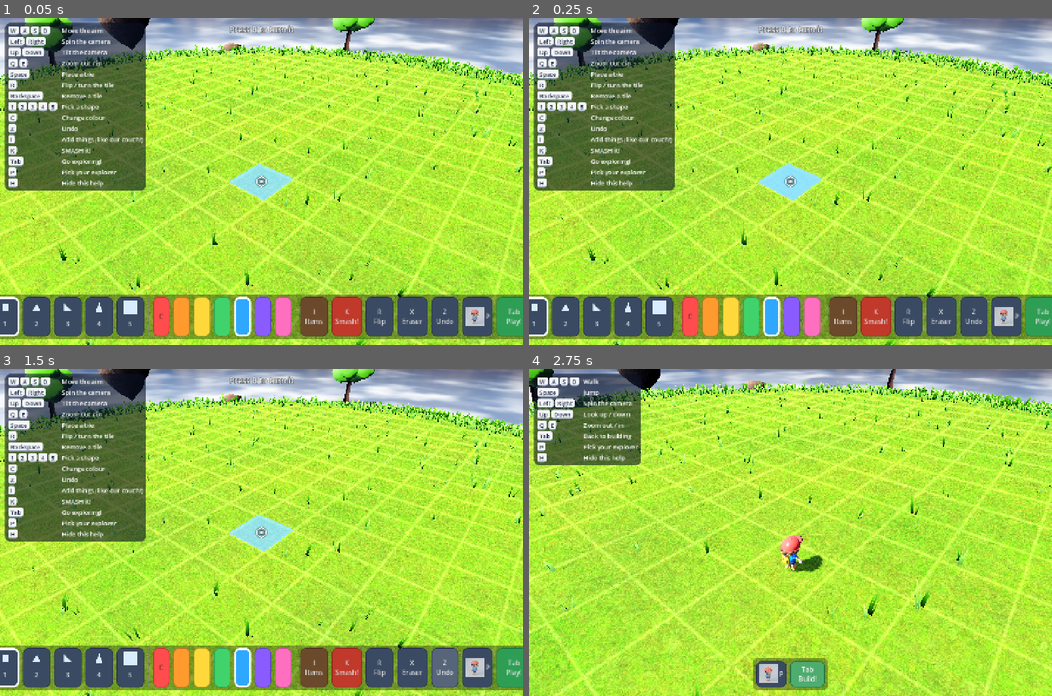
Above: before the commit, frames 1-4 (two rows, left to right).
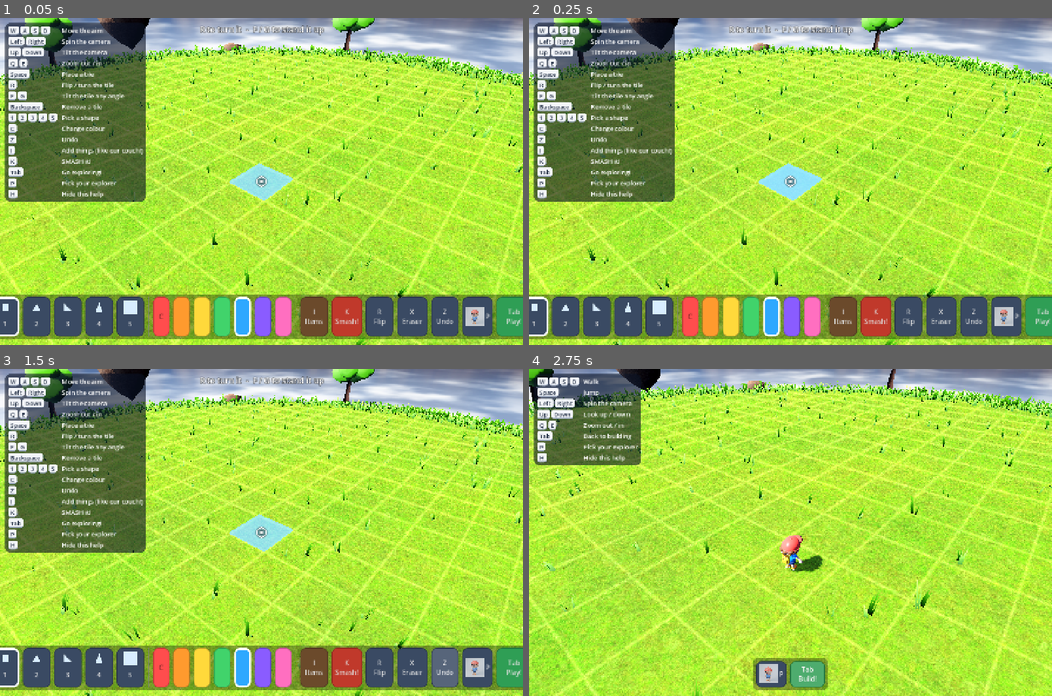
Above: after the commit, the same moments.

Repository: geoffchan23/magnet-world
Game: Godot game, scene res://main.tscn
Two runs of this game, one before a commit and one after it. Both use one fixed random seed, a clock stepped at 60 frames per second and the inputs below.
Inputs:
- Up to frame 1 (0.05 s): no input
- Up to frame 2 (0.25 s): no input
- Up to frame 3 (1.5 s): click "R Flip" at 0.5 s; click "Z Undo" at 1.25 s
- Up to frame 4 (2.75 s): click "Tab Play!" at 2 s

The runs differ from the first frame. In frame 1, 2.9% of the frame differs, in the area x 0-62%, y 2-57%; in frame 2, 2.9%; in frame 3, 2.9%; in frame 4, nothing differs.

Commit message:
Tilt tiles to any angle (F/G), stand ground tiles up
- F/G (or shift+scroll) swings the preview tile around its hinge edge to any angle; it settles on
  45-degree steps and magnetically sticks when its corners meet other corners
- Ground tiles tilt up around their grid-line edge (straight up at 90)
- Preview turns red if the tilted tile would overlap another; Space refuses with a hint
- Scripted --keys test runs never write the real save (no_save)
- Demo scene includes a replica of the open-book build from Geoff's photo

Co-Authored-By: Claude Opus 5.5 <noreply@anthropic.com>
Claude-Session: https://claude.ai/code/session_01BBKrMxgWsQibuAwH3xZdFb

Diff:
--- a/main.gd
+++ b/main.gd
@@ -49,6 +49,15 @@
 var hover_tile = null
 var candidates: Array = []
 var cand_index := 0
+var tilt := 0.0  # extra hinge angle (degrees) added with F / G - any angle you like
+var hinge_pivot := Vector3.ZERO  # the edge the ghost tile swings around
+var hinge_axis := Vector3.RIGHT
+var near_verts := PackedVector3Array()  # corners nearby, for magnetic sticking while tilting
+var ghost_xf := Transform3D()  # what Space will actually place
+var ghost_ok := true
+var ghost_snapped := false
+var shown_tilt := 0.0
+var bad_mat: StandardMaterial3D
 
 var player: CharacterBody3D
 var sfx: AudioStreamPlayer
@@ -100,6 +109,7 @@
 var flash_until := 0
 
 var demo := false
+var no_save := false
 var key_script: Array = []
 var shot_frame := 40
 var shot_path := ""
@@ -114,6 +124,7 @@
 		elif a.begins_with("--shot="):
 			shot_path = a.substr(7)
 		elif a.begins_with("--keys="):
+			no_save = true  # scripted test runs never touch the real save
 			# e.g. --keys=d:20,space:1  (key name : frames held), for testing keyboard play
 			for step in a.substr(7).split(","):
 				var kv := step.split(":")
@@ -351,6 +362,8 @@
 	ghost_mat.shading_mode = BaseMaterial3D.SHADING_MODE_UNSHADED
 	ghost_mat.transparency = BaseMaterial3D.TRANSPARENCY_ALPHA
 	ghost_mat.cull_mode = BaseMaterial3D.CULL_DISABLED
+	bad_mat = ghost_mat.duplicate()
+	bad_mat.albedo_color = Color(1.0, 0.3, 0.25, 0.5)
 	erase_mat = ghost_mat.duplicate()
 	erase_mat.albedo_color = Color(1, 0.1, 0.1, 0.55)
 	erase_mat.no_depth_test = true
@@ -827,6 +840,11 @@
 			hover_ground = false
 			candidates = edge_candidates(hover_tile, ei, pos, view_side, cur_shape)
 			cand_index = 0
+			tilt = 0.0
+			var bv: PackedVector3Array = hover_tile.verts
+			hinge_pivot = bv[ei]
+			hinge_axis = (bv[(ei + 1) % bv.size()] - bv[ei]).normalized()
+			gather_near_verts(hinge_pivot)
 	else:
 		if erase_mode or pos.y < -0.05 or Vector2(pos.x, pos.z).length() > BUILD_R:
 			return
@@ -836,18 +854,94 @@
 			hover_ground = true
 			candidates = ground_candidates(pos, cur_shape)
 			cand_index = 0
+			tilt = 0.0
+			if not candidates.is_empty():
+				ground_hinge(candidates[0])
+				gather_near_verts(hinge_pivot)
 	if candidates.is_empty():
 		return
+	var base: Transform3D = candidates[cand_index % candidates.size()]
+	ghost_xf = base
+	ghost_ok = true
+	ghost_snapped = false
+	if absf(tilt) > 0.01:
+		# Swing the tile around its hinge to the chosen angle. It settles on
+		# 45-degree steps (e.g. straight up) when close, and corners that come
+		# close to other corners stick (magnets!).
+		var want := tilt
+		if absf(tilt - snappedf(tilt, 45.0)) < 4.0:
+			want = snappedf(tilt, 45.0)
+		var best := want
+		var best_err := corner_err(tilted(base, want))
+		for i in range(-10, 11):
+			var a := tilt + i * 0.5
+			var e := corner_err(tilted(base, a))
+			if e < best_err:
+				best_err = e
+				best = a
+		if best_err < 0.04:
+			ghost_snapped = true
+		else:
+			best = want
+		shown_tilt = best
+		ghost_xf = tilted(base, best)
+		ghost_ok = not overlaps(ghost_xf, cur_shape)
 	ghost.mesh = panel_mesh(cur_shape)
-	ghost.material_override = ghost_mat
-	ghost.transform = candidates[cand_index % candidates.size()]
+	ghost.material_override = ghost_mat if ghost_ok else bad_mat
+	ghost.transform = ghost_xf
 	ghost.visible = true
+
+
+func tilted(xf: Transform3D, deg: float) -> Transform3D:
+	var r := Basis(hinge_axis, deg_to_rad(deg))
+	return Transform3D(r, hinge_pivot - r * hinge_pivot) * xf
+
+
+func ground_hinge(xf: Transform3D) -> void:
+	# A tile on the ground tilts up around its back edge (the one on the grid line).
+	var v := shape_verts(cur_shape)
+	var n := v.size()
+	var bi := 0
+	for i in n:
+		if v[i].z + v[(i + 1) % n].z > v[bi].z + v[(bi + 1) % n].z:
+			bi = i
+	var a: Vector3 = xf * v[bi]
+	var b: Vector3 = xf * v[(bi + 1) % n]
+	hinge_pivot = a
+	hinge_axis = (b - a).normalized()
+	# Positive tilt should lift the tile off the ground, not push it into it.
+	if (tilted(xf, 10.0).origin.y) < xf.origin.y:
+		hinge_axis = -hinge_axis
+
+
+func gather_near_verts(around: Vector3) -> void:
+	near_verts = PackedVector3Array()
+	for o in tiles:
+		for p in o.verts:
+			if p.distance_to(around) < 3.0:
+				near_verts.append(p)
+
+
+func corner_err(xf: Transform3D) -> float:
+	# How close the tile's free corners (not on the hinge) come to existing corners.
+	var best := INF
+	for p in shape_verts(cur_shape):
+		var wp := xf * p
+		var off := wp - hinge_pivot
+		if (off - hinge_axis * off.dot(hinge_axis)).length() < 0.05:
+			continue  # on the hinge itself
+		for q in near_verts:
+			best = minf(best, wp.distance_squared_to(q))
+	return sqrt(best)
 
 
 func place_ghost() -> void:
 	if not ghost.visible or candidates.is_empty():
 		return
-	var xf: Transform3D = candidates[cand_index % candidates.size()]
+	if not ghost_ok:
+		flash("That would bump into another tile - tilt it some more")
+		return
+	var xf := ghost_xf
 	var t := spawn_tile(cur_shape, cur_color, xf)
 	undo_stack.append({"op": "add", "id": t.id})
 	play_sfx(click_snd)
@@ -880,6 +974,7 @@
 		hover_key = ""
 	elif candidates.size() > 1:
 		cand_index += 1
+		tilt = 0.0
 	elif ghost.visible:
 		flash("This piece only fits one way here")
 
@@ -1197,6 +1292,9 @@
 				orbiting = false
 				if not right_moved and not play_mode:
 					remove_hovered()
+		elif mb.button_index in [MOUSE_BUTTON_WHEEL_UP, MOUSE_BUTTON_WHEEL_DOWN] and mb.pressed and mb.shift_pressed:
+			tilt += 5.0 if mb.button_index == MOUSE_BUTTON_WHEEL_UP else -5.0
+			tilt = clampf(tilt, 0.0, 180.0) if hover_ground else wrapf(tilt, -180.0, 180.0)
 		elif mb.button_index == MOUSE_BUTTON_WHEEL_UP and mb.pressed:
 			cam_dist = clampf(cam_dist * 0.9, 1.5, 40.0)
 		elif mb.button_index == MOUSE_BUTTON_WHEEL_DOWN and mb.pressed:
@@ -1225,7 +1323,7 @@
 			if menu.visible:
 				menu_key(menu, key)
 				return
-		if key in [KEY_W, KEY_A, KEY_S, KEY_D, KEY_UP, KEY_DOWN, KEY_LEFT, KEY_RIGHT, KEY_Q, KEY_E, KEY_SPACE]:
+		if key in [KEY_W, KEY_A, KEY_S, KEY_D, KEY_UP, KEY_DOWN, KEY_LEFT, KEY_RIGHT, KEY_Q, KEY_E, KEY_SPACE, KEY_F, KEY_G]:
 			if not kb_aim:
 				aim_pos = get_viewport().get_mouse_position()  # pick up where the mouse was
 			kb_aim = true
@@ -1300,6 +1398,18 @@
 			cam_target.z = flat.y
 	elif play_mode:
 		cam_target = cam_target.lerp(player.global_position + Vector3(0, 0.35, 0), 1.0 - exp(-10.0 * delta))
+	if keys_live and not play_mode and place_item == "":
+		var swing := 0.0
+		if Input.is_key_pressed(KEY_F):
+			swing += 1.0
+		if Input.is_key_pressed(KEY_G):
+			swing -= 1.0
+		if swing != 0.0:
+			tilt += swing * 45.0 * delta
+			if hover_ground:
+				tilt = clampf(tilt, 0.0, 180.0)
+			else:
+				tilt = wrapf(tilt, -180.0, 180.0)
 	if keys_live:
 		if Input.is_key_pressed(KEY_UP):
 			cam_pitch = clampf(cam_pitch + 1.2 * delta, 0.05, 1.45)
@@ -1330,10 +1440,14 @@
 		status_label.text = flash_text
 	elif place_item != "":
 		status_label.text = "Move to pick a spot  -  R to turn  -  Space to put it down  -  Esc to cancel"
+	elif ghost.visible and absf(tilt) > 0.01:
+		status_label.text = ("Click! Corners stuck together" if ghost_snapped else "Tilted %+d°  -  F / G to keep tilting" % roundi(shown_tilt)) if ghost_ok else "Too close to another tile - tilt some more"
 	elif ghost.visible and not hover_ground and candidates.size() > 1:
-		status_label.text = "Way %d of %d  -  press R to flip" % [cand_index % candidates.size() + 1, candidates.size()]
+		status_label.text = "Way %d of %d  -  R to flip  -  F / G to tilt any angle" % [cand_index % candidates.size() + 1, candidates.size()]
 	elif ghost.visible and hover_ground:
-		status_label.text = "Press R to turn it"
+		status_label.text = "R to turn it  -  F / G to stand it up"
+	elif ghost.visible:
+		status_label.text = "F / G to tilt any angle"
 	else:
 		status_label.text = ""
 	crosshair.visible = kb_aim and not play_mode and not menu_open() and not busy
@@ -1566,7 +1680,7 @@
 		rows = [
 			[["W", "A", "S", "D"], "Move the aim"], [["Left", "Right"], "Spin the camera"],
 			[["Up", "Down"], "Tilt the camera"], [["Q", "E"], "Zoom out / in"],
-			[["Space"], "Place a tile"], [["R"], "Flip / turn the tile"],
+			[["Space"], "Place a tile"], [["R"], "Flip / turn the tile"], [["F", "G"], "Tilt the tile any angle"],
 			[["Backspace"], "Remove a tile"], [["1", "2", "3", "4", "5"], "Pick a shape"],
 			[["C"], "Change colour"], [["Z"], "Undo"],
 			[["I"], "Add things (like our couch!)"], [["K"], "SMASH it!"],
@@ -1726,7 +1840,7 @@
 
 
 func save_settings(d: Dictionary) -> void:
-	if demo:
+	if demo or no_save:
 		return
 	var f := FileAccess.open(SETTINGS_PATH, FileAccess.WRITE)
 	if f:
@@ -1783,7 +1897,7 @@
 # ---------------------------------------------------------------- save / load
 
 func save_world() -> void:
-	if demo:
+	if demo or no_save:
 		return
 	var arr: Array = []
 	for t in tiles:
@@ -1839,6 +1953,45 @@
 	var n: Vector3 = base.xform.basis.y
 	var cands := edge_candidates(base, ei, mid, n if n.y >= 0.0 else -n, shape)
 	return spawn_tile(shape, color, cands[pick % cands.size()])
+
+
+func build_photo_replica(at: Vector3) -> void:
+	# Geoff's photo: a square stood up on the ground, a second square hinged off
+	# its side at an open angle, and triangles standing on top of both.
+	var keep := cur_shape
+	cur_shape = "square"
+	var g: Transform3D = ground_candidates(at, "square")[0]
+	ground_hinge(g)
+	var a := spawn_tile("square", 4, tilted(g, 90.0))
+	# Side edge = the vertical one furthest along +X.
+	var side := -1
+	for i in 4:
+		var d: Vector3 = a.verts[(i + 1) % 4] - a.verts[i]
+		if absf(d.normalized().y) > 0.9 and (side < 0 or a.verts[i].x > a.verts[side].x):
+			side = i
+	var mid: Vector3 = (a.verts[side] + a.verts[(side + 1) % 4]) / 2
+	var na: Vector3 = a.xform.basis.y
+	var cands := edge_candidates(a, side, mid, na, "square")
+	var flat_on: Transform3D = cands[0]
+	for c in cands:  # the "straight on" option, in the same plane as tile a
+		if absf((c as Transform3D).basis.y.normalized().dot(na)) > 0.99:
+			flat_on = c
+	hinge_pivot = a.verts[side]
+	hinge_axis = (a.verts[(side + 1) % 4] - a.verts[side]).normalized()
+	var b := spawn_tile("square", 4, tilted(flat_on, 60.0))
+	cur_shape = "triangle"
+	for t in [a, b]:
+		var top := 0
+		for i in 4:
+			if t.verts[i].y + t.verts[(i + 1) % 4].y > t.verts[top].y + t.verts[(top + 1) % 4].y:
+				top = i
+		var m: Vector3 = (t.verts[top] + t.verts[(top + 1) % 4]) / 2
+		var tc := edge_candidates(t, top, m, t.xform.basis.y, "triangle")
+		for c in tc:  # stand it up in the same plane as the square
+			if absf((c as Transform3D).basis.y.normalized().dot(t.xform.basis.y)) > 0.99:
+				spawn_tile("triangle", 2, c)
+				break
+	cur_shape = keep
 
 
 func build_demo() -> void:
@@ -1867,6 +2020,7 @@
 	print("right-triangle options on a long edge: ", c1.size())
 	spawn_tile("right", 1, c1[0])
 	spawn_item("couch", Transform3D(Basis(Vector3.UP, PI / 4), Vector3(-6.0, 0, 4.0)))
+	build_photo_replica(Vector3(4.6, 0, -4.4))
 	print("demo tiles: ", tiles.size())
 	cam_target = Vector3(0, 0.8, 0.5)
 	cam_dist = 9.0
